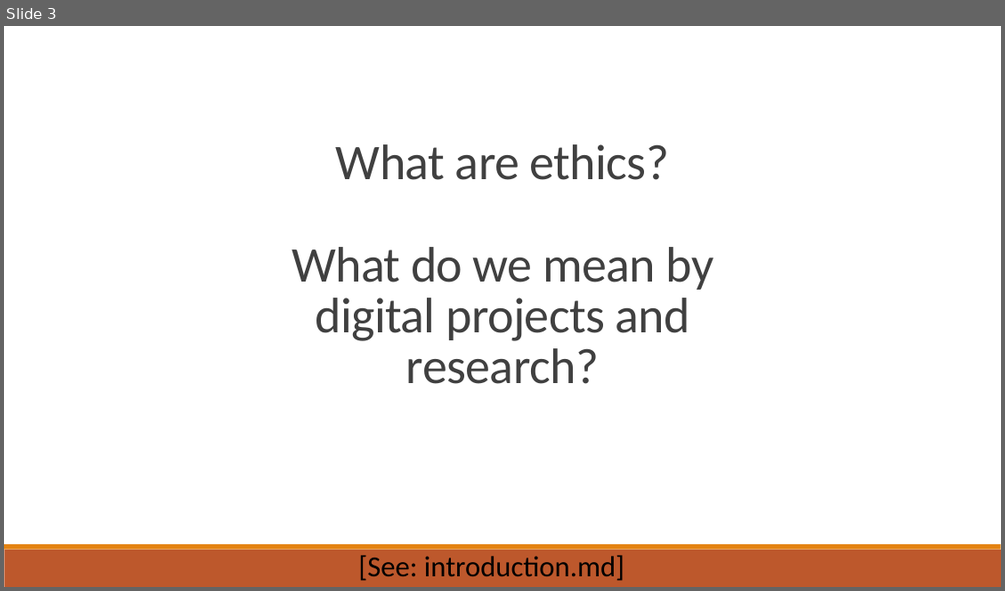
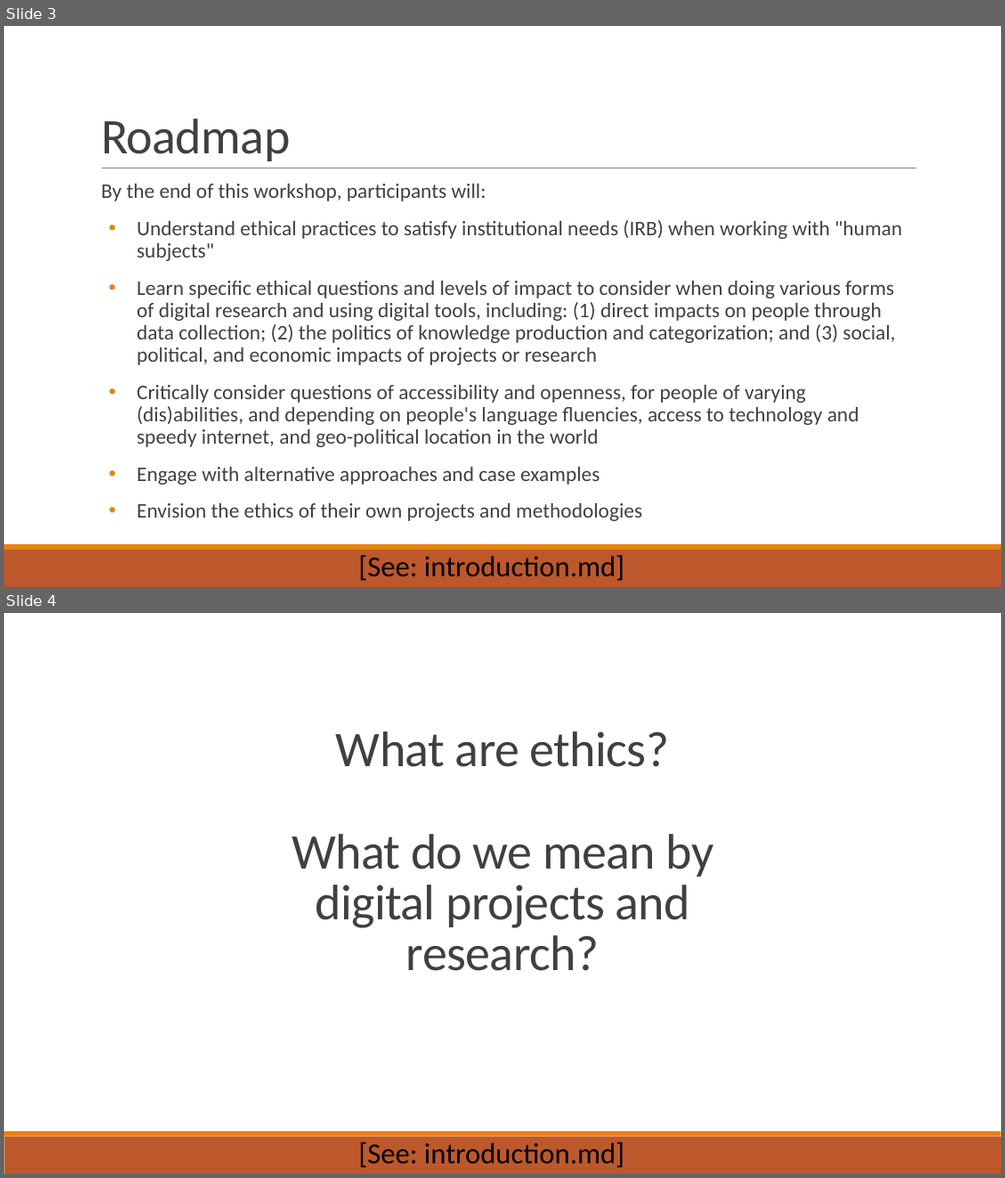
Before and after one commit to dhsouthbend/ethics, a slide deck: slides_ethics.pptx. Shown one above the other, each under a label of ours: slide 3 before the commit, slides 3 and 4 after it. The pictures are 1005x591 and 1005x1178 pixels, drawn with LibreOffice and Linux fonts; fonts in the diff are those of the drawing. Boxes give left, top, right and bottom in pixels: in the first picture for what was removed or moved away, otherwise in the second. Text is boxed around its words. In the diff, an @@ line names an element or a change of style, - is before the commit and + after.

```diff
--- a/slides_ethics.pptx
+++ b/slides_ethics.pptx
@@ slide 3 added at [4,26,1001,587], background #FFFFFF; not listed: 2 template elements that a slide beside it also shows @@
@@ title added at [101,119,290,161], 48 pt, text #404040 @@
+Roadmap
@@ text added at [101,184,902,521], 20 pt, text #404040 @@
+  By the end of this workshop, participants will:
+• Understand ethical practices to satisfy institutional needs (IRB) when working with "human subjects"
+• Learn specific ethical questions and levels of impact to consider when doing various forms of digital research and using digital tools, including: (1) direct impacts on people through data collection; (2) the politics of knowledge production and categorization; and (3) social, political, and economic impacts of projects or research
+• Critically consider questions of accessibility and openness, for people of varying (dis)abilities, and depending on people's language fluencies, access to technology and speedy internet, and geo-political location in the world
+• Engage with alternative approaches and case examples
+• Envision the ethics of their own projects and methodologies
@@ line added from (102, 168) to (917, 168), #808080 0.5 pt @@
@@ text added at [358,555,624,580], 28 pt, text #000000 @@
+[See: introduction.md]
@@ what was slide 3 is now slide 4 @@
```
Also in this commit, not shown: 13 slides changed, 1 other slide added, 5 slides removed, 1 other file.
